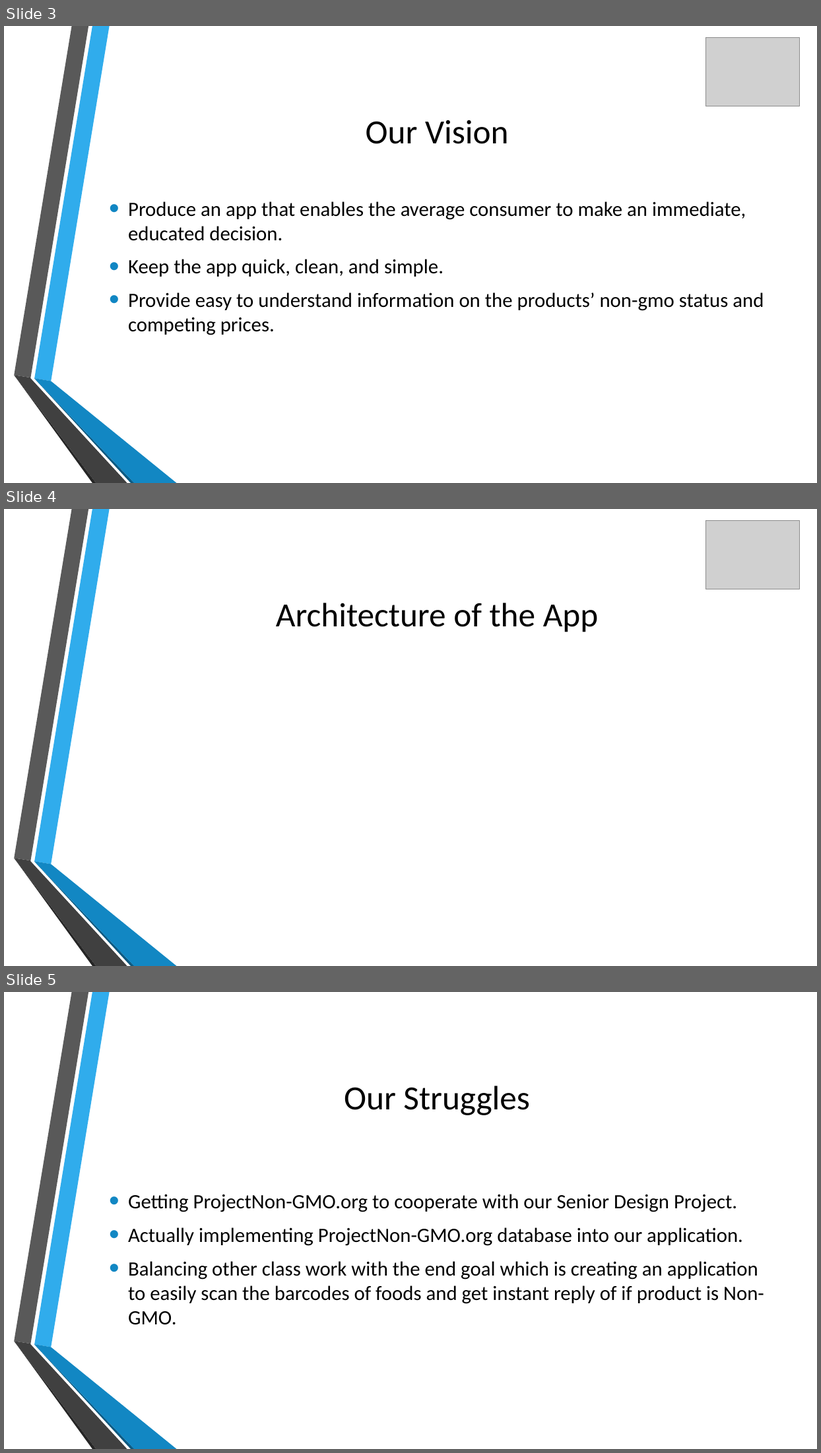
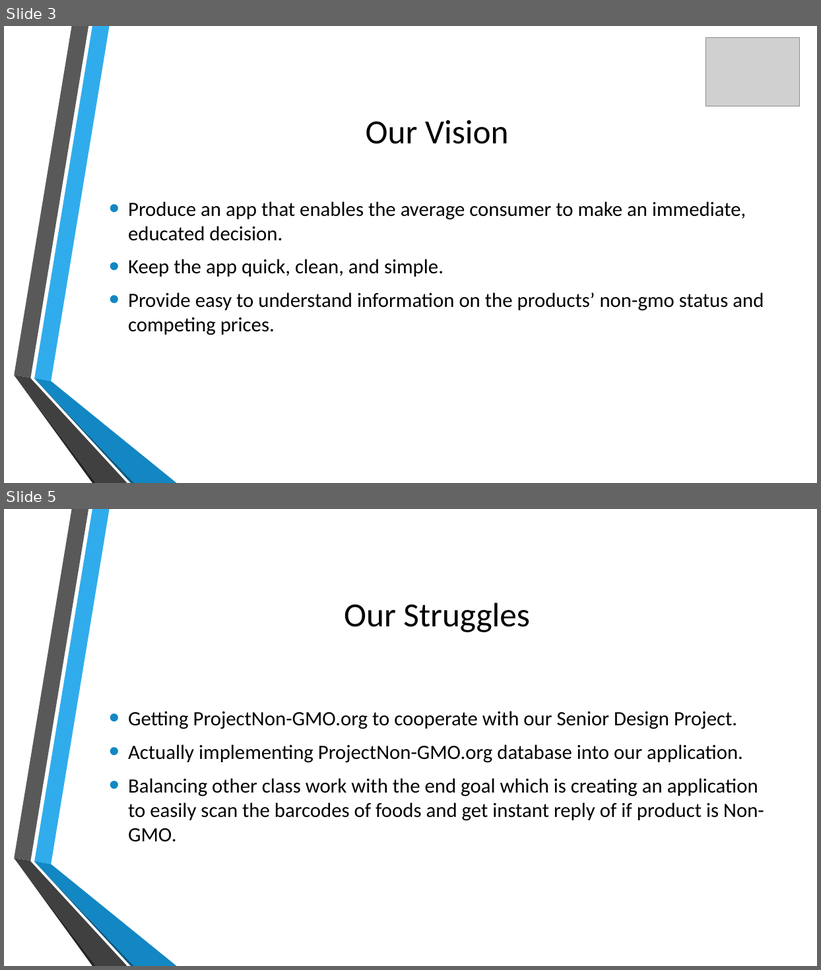
Before and after one commit to Non-GMO/project-boiler-plate, a slide deck: Documents/PracticePresentation.pptx. Shown one above the other, each under a label of ours: slides 3, 4 and 5 before the commit, slides 3 and 5 after it; the slides between them are not shown. The pictures are 821x1453 and 821x970 pixels, drawn with LibreOffice and Linux fonts; fonts in the diff are those of the drawing; grey boxes stand for pictures; background and template pictures are left out. Boxes give left, top, right and bottom in pixels: in the first picture for what was removed or moved away, otherwise in the second. Text is boxed around its words. In the diff, an @@ line names an element or a change of style, - is before the commit and + after.

```diff
--- a/Documents/PracticePresentation.pptx
+++ b/Documents/PracticePresentation.pptx
@@ slide 4 removed at (4,509,817,966), background picture (left out); not listed: 6 template elements that a slide beside it also shows @@
@@ picture removed at (706,521,800,590) @@
@@ title removed at (276,603,599,632) @@
-Architecture of the App
```
Also in this commit, not shown: 1 slide added, 2 other files.
